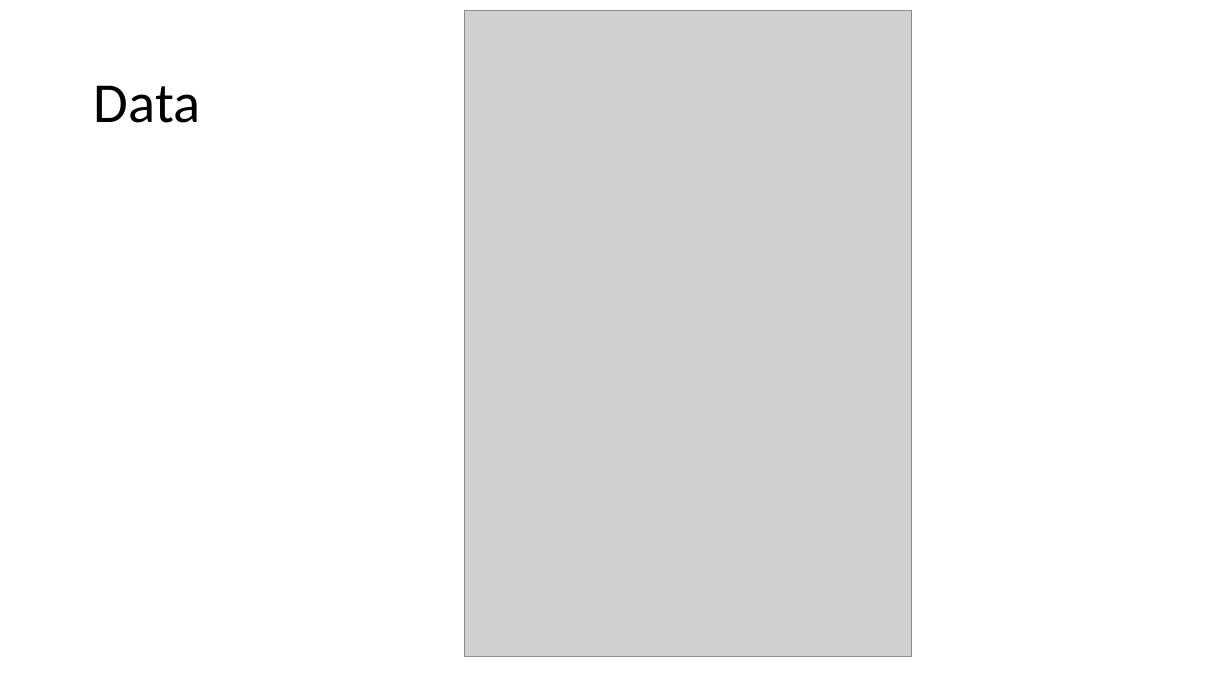
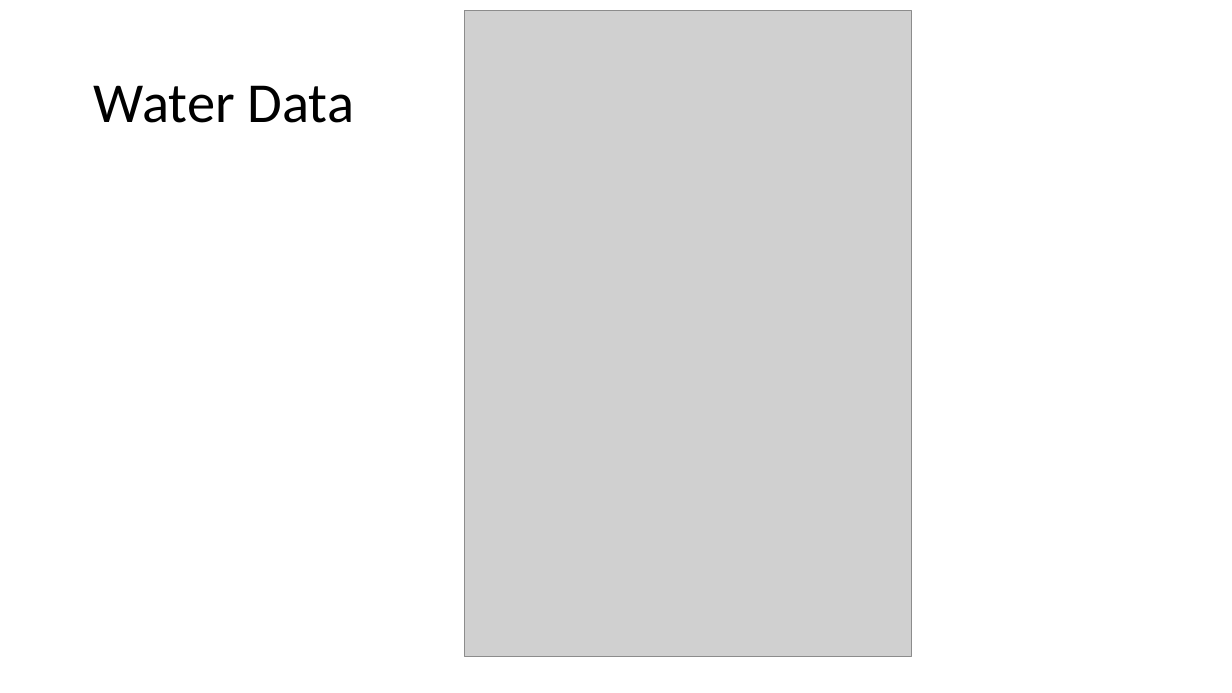
Before and after one commit to microbial-genomics/eytcheson_microplastics, a slide deck: slide 15 of pptx/glm_microplastics_water_v2.pptx (slide 11 before the commit). Drawn at 1232x693 pixels with LibreOffice and Linux fonts; fonts in the diff are those of the drawing; grey boxes stand for pictures. Boxes give left, top, right and bottom in pixels: in the first picture for what was removed or moved away, otherwise in the second. Text is boxed around its words. In the diff, an @@ line names an element or a change of style, - is before the commit and + after.

```diff
--- a/pptx/glm_microplastics_water_v2.pptx
+++ b/pptx/glm_microplastics_water_v2.pptx
@@ title at (94,85,355,123): text changed @@
-Data
+Water Data
```
Also in this commit, not shown: 3 other slides changed, 8 slides added, 1 other file.
